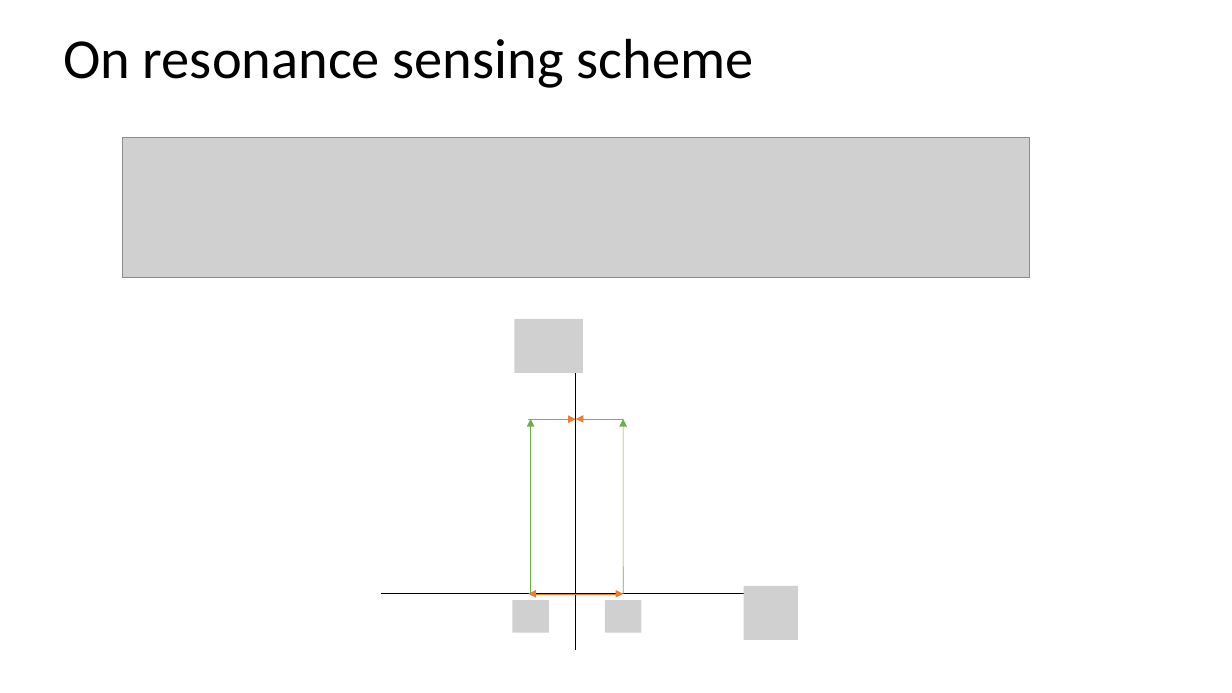
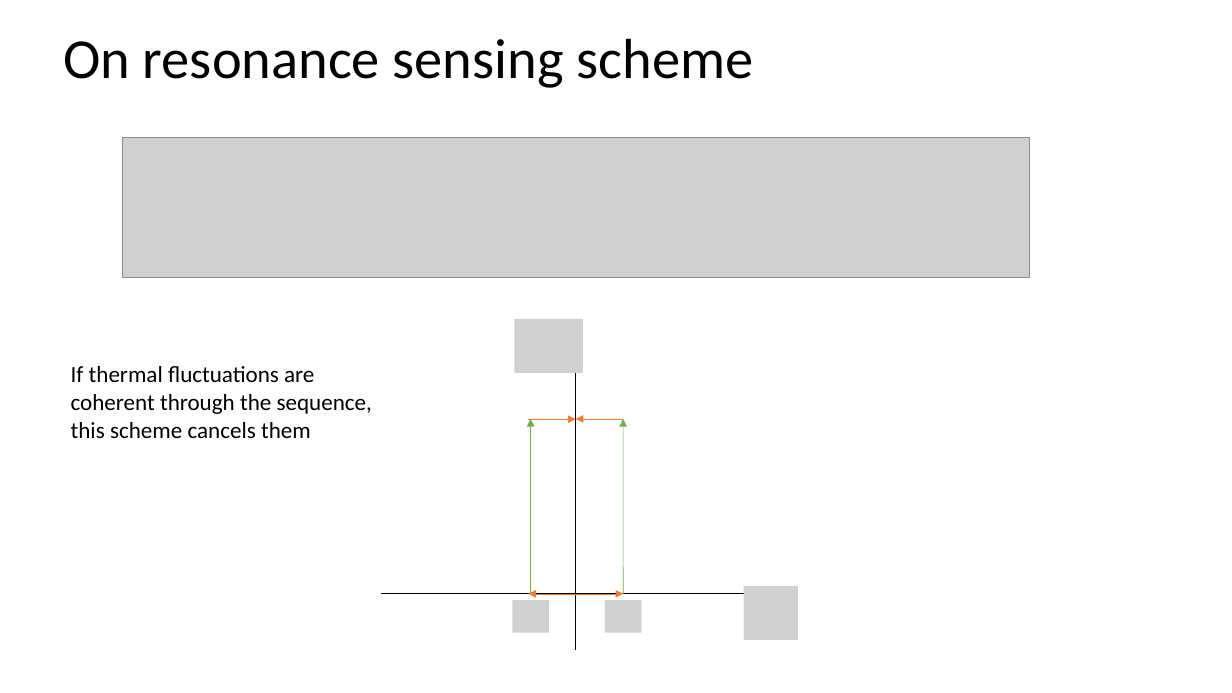
Before and after one commit to kgilmo/amplitude_sensing_paper, a slide deck: slide 10 of amplitude_sensing_penning.pptx (slide 8 before the commit). Drawn at 1232x693 pixels with LibreOffice and Linux fonts; fonts in the diff are those of the drawing; grey boxes stand for pictures. Boxes give left, top, right and bottom in pixels: in the first picture for what was removed or moved away, otherwise in the second. Text is boxed around its words. In the diff, an @@ line names an element or a change of style, - is before the commit and + after.

```diff
--- a/amplitude_sensing_penning.pptx
+++ b/amplitude_sensing_penning.pptx
@@ text added at bbox=[71, 366, 372, 438], 18 pt, text #000000 @@
+If thermal fluctuations are coherent through the sequence, this scheme cancels them
```
Also in this commit, not shown: 5 other slides changed, 3 slides added, 8 other files.
